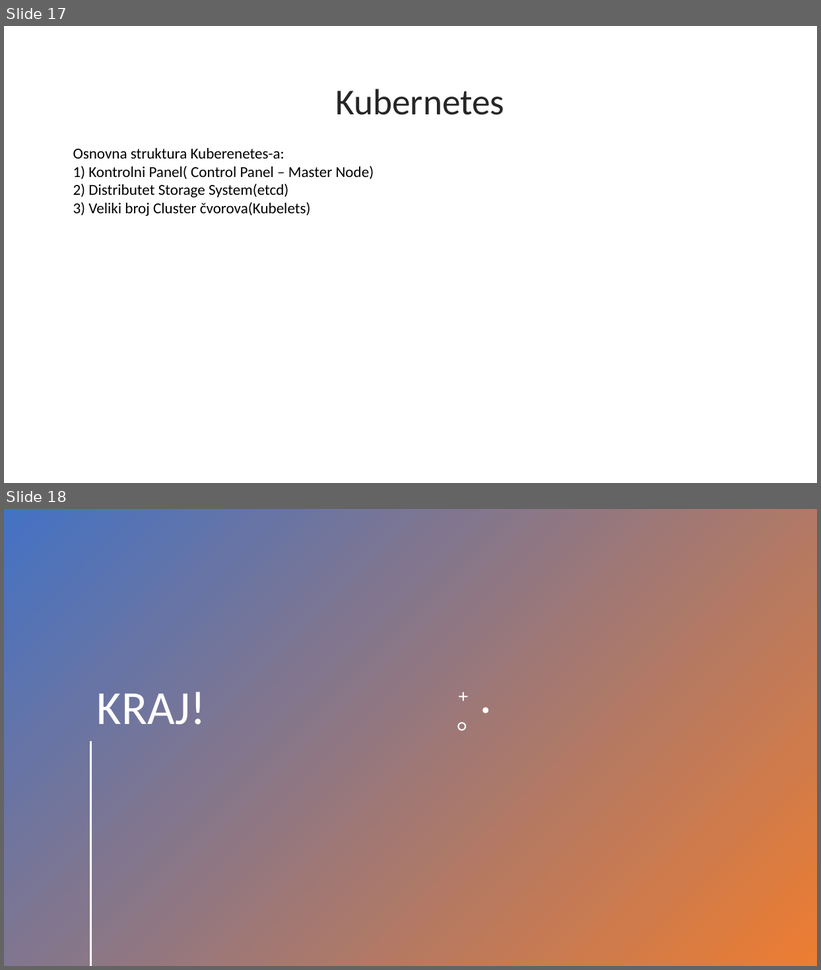
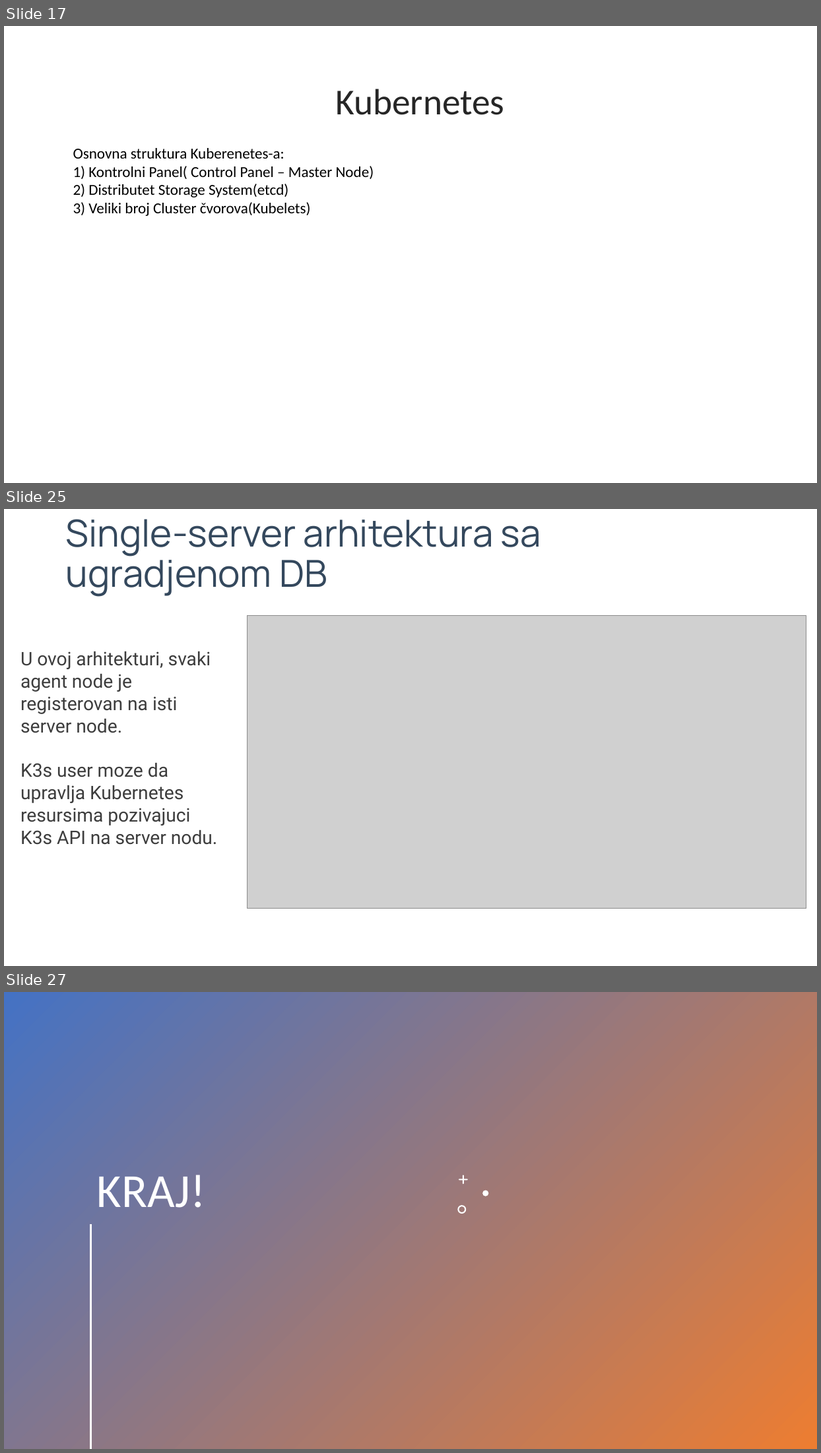
Before and after one commit to Jovana1998/SOA, a slide deck: K3s.pptx. Shown one above the other, each under a label of ours: slides 17 and 18 before the commit, slides 17, 25 and 27 after it; the slides between them are not shown. The pictures are 821x970 and 821x1453 pixels, drawn with LibreOffice and Linux fonts; fonts in the diff are those of the drawing; grey boxes stand for pictures. Boxes give left, top, right and bottom in pixels: in the first picture for what was removed or moved away, otherwise in the second. Text is boxed around its words. In the diff, an @@ line names an element or a change of style, - is before the commit and + after.

```diff
--- a/K3s.pptx
+++ b/K3s.pptx
@@ slide 25 added at [4, 509, 817, 966], background #FFFFFF @@
@@ title added at [66, 519, 541, 597], 44 pt, text #34485D @@
+Single-server arhitektura sa ugradjenom DB
@@ picture added at [247, 615, 806, 908] @@
@@ text added at [20, 652, 217, 845], 22 pt, text #3D3D3D @@
+U ovoj arhitekturi, svaki agent node je registerovan na isti server node.
+K3s user moze da upravlja Kubernetes resursima pozivajuci K3s API na server nodu.
@@ what was slide 18 is now slide 27 @@
```
Also in this commit, not shown: 8 other slides added.
